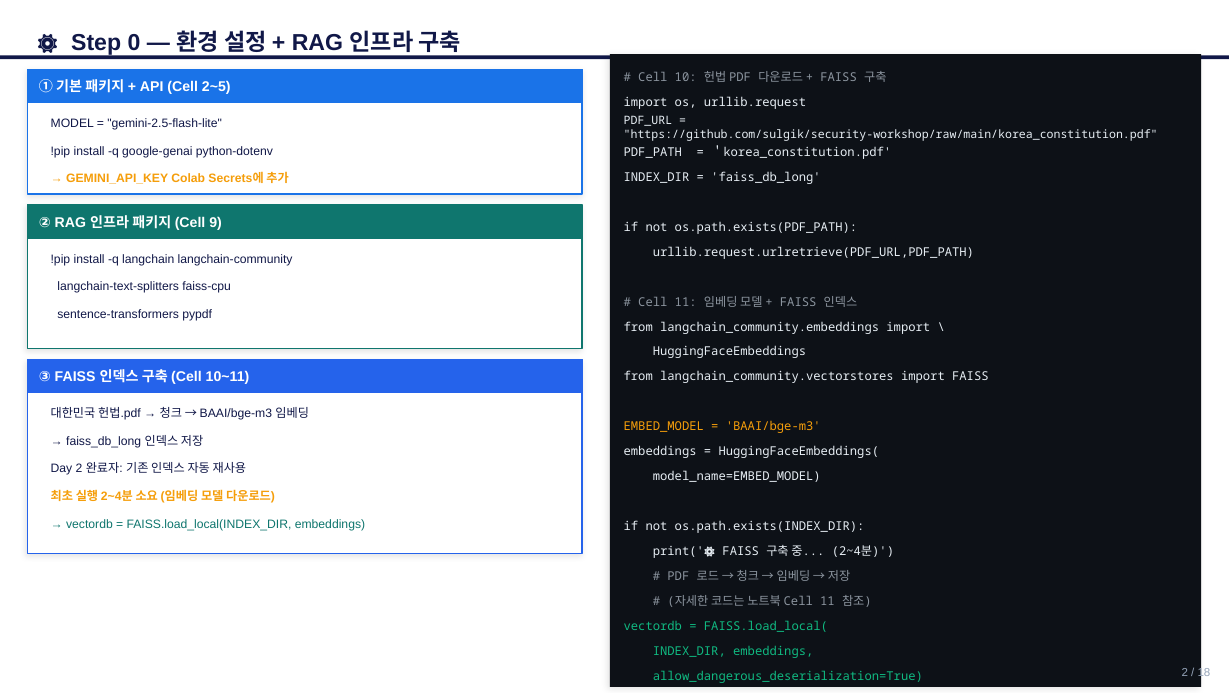
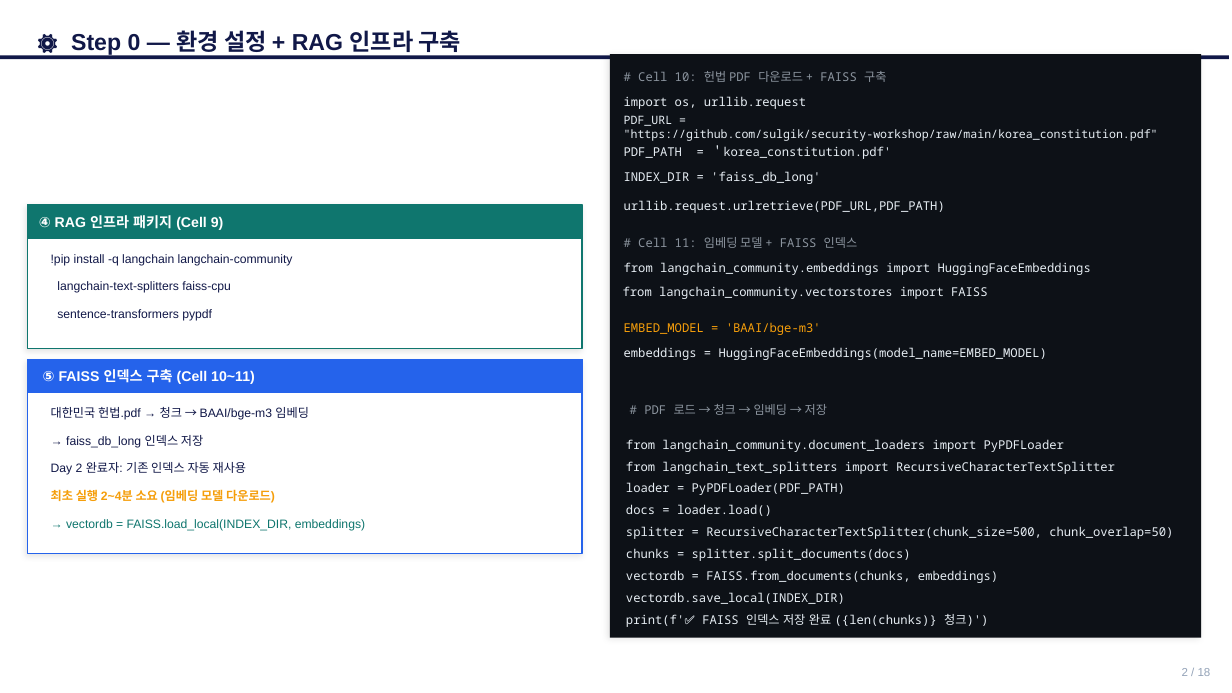
Before and after one commit to sulgik/security-workshop, a slide deck: slide 3 of 3일차_실습2_latest.pptx (slide 2 before the commit). Drawn at 1232x693 pixels with LibreOffice and Linux fonts; fonts in the diff are those of the drawing. Boxes give left, top, right and bottom in pixels: in the first picture for what was removed or moved away, otherwise in the second. Text is boxed around its words. In the diff, an @@ line names an element or a change of style, - is before the commit and + after.

Commit message:
modify lab pptx for working code

```diff
--- a/3일차_실습2_latest.pptx
+++ b/3일차_실습2_latest.pptx
@@ rectangle: place and size @@
-rectangle at (610, 54, 1202, 687)
+rectangle at (610, 54, 1202, 638)
@@ rectangle removed at (28, 69, 582, 194) @@
@@ rectangle removed at (28, 69, 582, 103) @@
@@ text removed at (39, 79, 231, 94) @@
-① 기본 패키지 + API (Cell 2~5)
@@ text removed at (51, 118, 222, 130) @@
-MODEL = "gemini-2.5-flash-lite"
@@ text removed at (51, 146, 273, 158) @@
-!pip install -q google-genai python-dotenv
@@ text removed at (66, 171, 288, 184) @@
-→ GEMINI_API_KEY Colab Secrets에 추가
@@ text "urllib.request.urlretrieve(PDF_URL,PDF_PATH)": place and size @@
-text "urllib.request.urlretrieve(PDF_URL,PDF_PATH)" at (653, 246, 974, 259)
+text "urllib.request.urlretrieve(PDF_URL,PDF_PATH)" at (624, 200, 945, 213)
@@ text at (39, 215, 224, 230): text changed @@
-② RAG 인프라 패키지 (Cell 9)
+④ RAG 인프라 패키지 (Cell 9)
@@ text "# Cell 11: 임베딩 모델 ...": place and size @@
-text "# Cell 11: 임베딩 모델 ..." at (638, 296, 858, 307)
+text "# Cell 11: 임베딩 모델 ..." at (638, 237, 858, 248)
@@ text removed at (624, 221, 858, 234) @@
-if not os.path.exists(PDF_PATH):
@@ text at (624, 262, 1091, 275): text changed @@
-from langchain_community.embeddings import \
+from langchain_community.embeddings import HuggingFaceEmbeddings
@@ text "from langchain_community.vectorstores import FAISS": place and size @@
-text "from langchain_community.vectorstores import FAISS" at (624, 370, 989, 383)
+text "from langchain_community.vectorstores import FAISS" at (623, 286, 988, 299)
@@ text "EMBED_MODEL = 'BAAI/bge-m3'": place and size @@
-text "EMBED_MODEL = 'BAAI/bge-m3'" at (624, 421, 821, 433)
+text "EMBED_MODEL = 'BAAI/bge-m3'" at (624, 323, 821, 335)
@@ text at (624, 347, 1047, 360): text changed @@
-embeddings = HuggingFaceEmbeddings(
+embeddings = HuggingFaceEmbeddings(model_name=EMBED_MODEL)
@@ text removed at (653, 345, 806, 358) @@
-HuggingFaceEmbeddings
@@ text at (43, 369, 255, 384): text changed @@
-③ FAISS 인덱스 구축 (Cell 10~11)
+⑤ FAISS 인덱스 구축 (Cell 10~11)
@@ text "# PDF 로드 → 청크 ...": place and size @@
-text "# PDF 로드 → 청크 ..." at (667, 570, 850, 581)
+text "# PDF 로드 → 청크 ..." at (644, 404, 827, 415)
@@ text added at (626, 439, 1173, 627), 9.5 pt, text #E6EDF3 @@
+from langchain_community.document_loaders import PyPDFLoader
+from langchain_text_splitters import RecursiveCharacterTextSplitter
+loader = PyPDFLoader(PDF_PATH)
+docs = loader.load()
+splitter = RecursiveCharacterTextSplitter(chunk_size=500, chunk_overlap=50)
+chunks = splitter.split_documents(docs)
+vectordb = FAISS.from_documents(chunks, embeddings)
+vectordb.save_local(INDEX_DIR)
+print(f'✅ FAISS 인덱스 저장 완료 ({len(chunks)} 청크)')
@@ text removed at (653, 470, 821, 482) @@
-model_name=EMBED_MODEL)
@@ text removed at (624, 520, 865, 533) @@
-if not os.path.exists(INDEX_DIR):
@@ text removed at (653, 545, 894, 558) @@
-print('⚙️ FAISS 구축 중... (2~4분)')
@@ text removed at (667, 595, 872, 607) @@
-# (자세한 코드는 노트북 Cell 11 참조)
@@ text removed at (624, 620, 828, 632) @@
-vectordb = FAISS.load_local(
@@ text removed at (653, 646, 813, 658) @@
-INDEX_DIR, embeddings,
@@ text removed at (653, 670, 923, 683) @@
-allow_dangerous_deserialization=True)
```
Also in this commit, not shown: 1 slide added, 2 other files.
